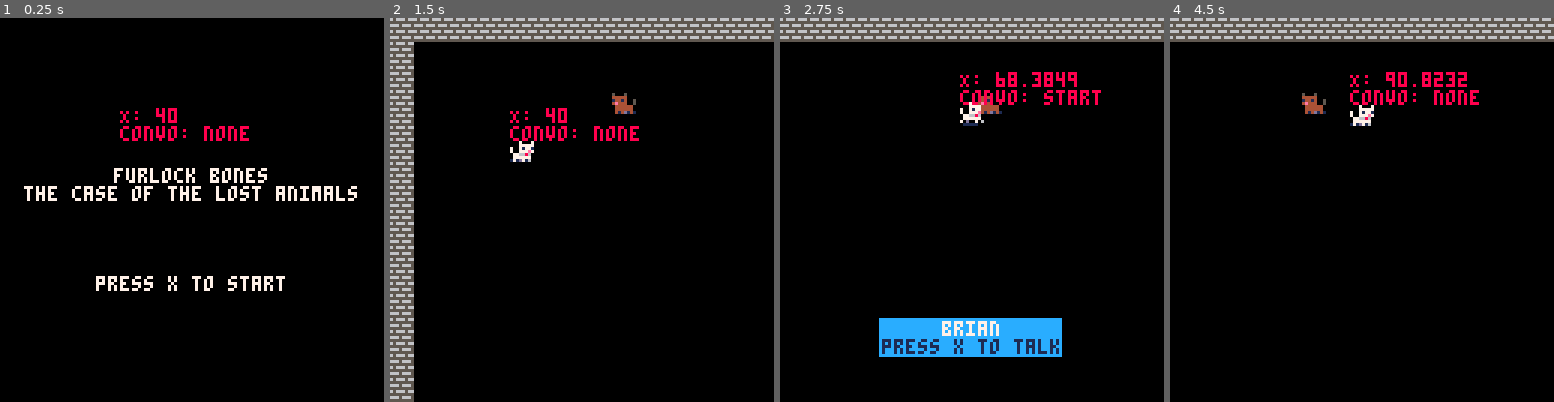
Above: before the commit, frames 1-4 (left to right).
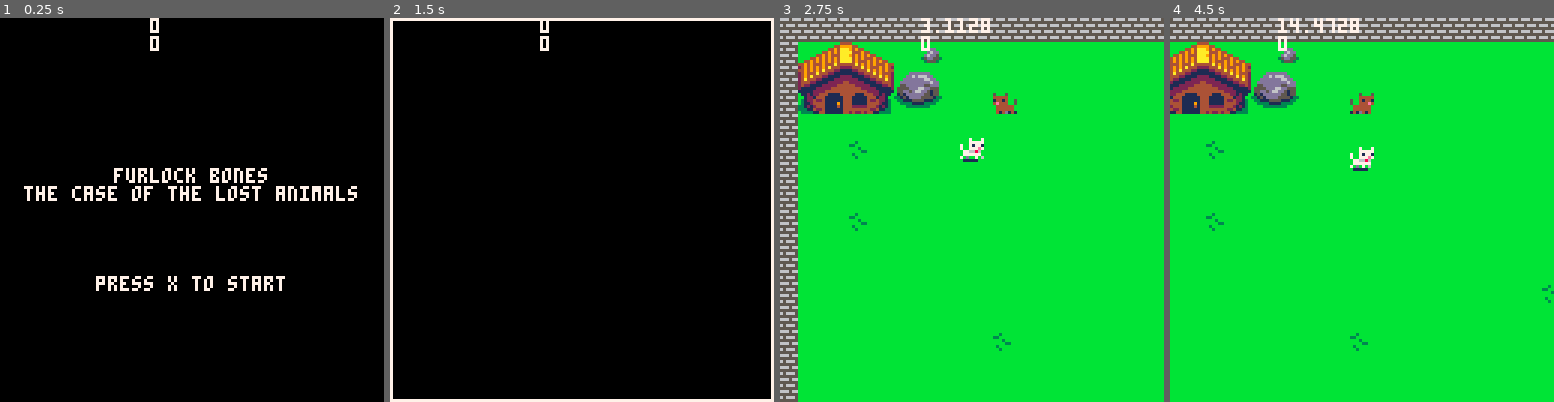
Above: after the commit, the same moments.

Repository: Mackeriah/FurlockBones-game
Game: PICO-8 cartridge furlock bones.p8
Same seed, same stepped clock (60 frames per second), same inputs: the game is played once before the commit and once after it.
Inputs:
- Up to frame 1 (0.25 s): no input
- Up to frame 2 (1.5 s): tap X (X key) at 0.33, 1.07 s; tap O (Z key) at 0.7 s
- Up to frame 3 (2.75 s): hold Right 1.6-2.1 s; tap O (Z key) at 1.7, 2.1, 2.5 s; tap X (X key) at 1.85 s; hold Up 2.15-2.42 s; hold Right from 2.47 s (still down)
- Up to frame 4 (4.5 s): tap O (Z key) every 0.4 s from 2.9 to 4.1 s; tap X (X key) at 2.97, 4.08 s; release Right at 3.03 s; hold Left 3.08-3.58 s; hold Down 3.63-3.97 s; hold Right from 4.02 s (still down)

The runs differ from the first frame. In frame 1, 0.9% of the frame differs, in the area x 31-65%, y 0-33%; in frame 2, 15%; in frame 3, 95%; in frame 4, 96%, in the area x 0-100%, y 0-100%.

Commit message:
placeholder inventory screen built

Diff:
--- a/furlock bones.p8
+++ b/furlock bones.p8
@@ -35,6 +35,7 @@
 	track_1start = 0 -- this indicates the point in the music the track starts
 	track_2start = 11
 	musicState = 'start' -- used for music, seems bizarely complex!
+	show_inventory = false
 end
 
 -- map compress related, try to add to function or init
@@ -45,15 +46,17 @@
 function _update60()
 	musicControl()
 	if activeGame == true  then
-		--toggle_debug_mode()
 		animate_player()
 		animate_owl()
-		move_player() -- MUST be before camera_follow_player
+		if show_inventory == false then
+			move_player() -- MUST be before camera_follow_player
+		end
 		camera_follow_player() -- MUST be after move_player
 		conversation_system()
 		move_brian()
 		doMapStuff()
-	else -- if still on menu then start game
+		view_inventory()
+	else -- if on menu then start game
 		if (btnp(❎)) then activeGame = true end
 	end
 end
@@ -61,35 +64,57 @@
 function _draw()
 	cls()
 	if activeGame == false then draw_menu() end
-	if activeGame == true then
-		draw_game()
-		if text.active == true then draw_conversation()	end -- draw player conversations when required
-	end
-	-- if (debug_mode == true) then
-	print("X: "..player.x,player.x,player.y-10,8)
-	print("convo: "..conversation_state)
-
-
-	characters = {} -- create empty object/array to store all characters
-
-	frodo = {} -- create empty object/array for a specific character
-	frodo.name = "frodo baggins" -- populate the object with various parameters
-	frodo.age =  46
-	frodo.hp = 10
-	frodo.str = 7
-	frodo.x = 100
-	frodo.y = 50
-
-	gandalf = {} -- create empty object/array/table for a specific character
-	gandalf.name = "gandalf the grey" -- populate the object with various parameters
-	gandalf.age =  46
-	gandalf.hp = 10
-	gandalf.str = 7
-	gandalf.x = 200
-	gandalf.y = 99
-
-	characters[1] = frodo	-- add frodo to the character
-	characters[2] = gandalf
+	if activeGame == true then draw_game() end
+
+	--print("camX: "..camera_x,player.x,player.y-10,8)
+	--print("camy: "..camera_y)
+	--print("convo: "..conversation_state)
+	print(camera_x,50,0)
+	print(camera_y)
+
+end
+
+function draw_menu()
+	format_text_centered(text_array, 7) -- display menu text
+end
+
+function draw_game()
+	if show_inventory == false then
+		map(0,0,0,0,128,32) -- draw game level
+		camera(camera_x,camera_y) -- needs to be here to avoid stutter
+		spr(player.sprite,player.x,player.y,1,1,player.direction==-1)
+		spr(brian.sprite,brian.x,brian.y,1,1,brian.direction==-1)
+		spr(owl.sprite,owl.x,owl.y,1,1,1)
+		spr(sign1.sprite,sign1.x,sign1.y,1,1,1)
+		spr(sign2.sprite,sign2.x,sign2.y,1,1,1)
+		if text.active == true then draw_conversation()	end
+	end
+	if show_inventory == true then
+		rect(0, 0, 127, 127, 7)
+	end
+end
+
+function character_arrays()
+	-- characters = {} -- create empty object/array to store all characters
+
+	-- frodo = {} -- create empty object/array for a specific character
+	-- frodo.name = "frodo baggins" -- populate the object with various parameters
+	-- frodo.age =  46
+	-- frodo.hp = 10
+	-- frodo.str = 7
+	-- frodo.x = 100
+	-- frodo.y = 50
+
+	-- gandalf = {} -- create empty object/array/table for a specific character
+	-- gandalf.name = "gandalf the grey" -- populate the object with various parameters
+	-- gandalf.age =  46
+	-- gandalf.hp = 10
+	-- gandalf.str = 7
+	-- gandalf.x = 200
+	-- gandalf.y = 99
+
+	-- characters[1] = frodo	-- add frodo to the character
+	-- characters[2] = gandalf
 
 	-- for i=1, #characters do
 	-- 	print(characters[i].name)
@@ -99,22 +124,15 @@
 	-- print(t)
 end
 
-function draw_menu()
-	format_text_centered(text_array, 7) -- display menu text
-end
-
-function draw_game()
- 	camera(camera_x,camera_y)
- 	map(0,0,0,0,128,32)
-	spr(110,80,16,1,1,1)
-	spr(126,80,24,1,1,1)
- 	spr(player.sprite,player.x,player.y,1,1,player.direction==-1)
-	spr(brian.sprite,brian.x,brian.y,1,1,brian.direction==-1)
-	spr(owl.sprite,owl.x,owl.y,1,1,1)
-	spr(sign1.sprite,sign1.x,sign1.y,1,1,1)
-	spr(sign2.sprite,sign2.x,sign2.y,1,1,1)
-
-end
+function view_inventory()
+	if (btnp(🅾️)) and show_inventory == false then
+		show_inventory = true
+		camera(0,0)
+	elseif (btnp(🅾️)) and show_inventory == true then
+		show_inventory = false
+	end
+end
+
 
 -->8
 --player functions
@@ -229,6 +247,15 @@
 	--if they are going slow enough in a particular direction, bring them to a halt.
 	if (abs(player.velocity_x)<0.02) player.velocity_x = 0
 	if (abs(player.velocity_y)<0.02) player.velocity_y = 0
+end
+
+function camera_follow_player()
+	if player.x > 60 and player.x <= (current_map_maximum_x -60) then
+		camera_x = player.x - 60
+	end
+	if player.y > 60 and player.y <= (current_map_maximum_y-60) then
+		camera_y = player.y - 60
+	end
 end
 
 
@@ -504,7 +531,7 @@
 			conversation_state = "sign3"
 		end
 	elseif conversation_state == "sign3" then
-		new_conversation({"'i'm very busy you know..."})
+		new_conversation({"hmm, it says","i'm very busy you know..."})
 		if (btnp(❎)) then
 			conversation_state = "none"
 		end
@@ -589,25 +616,16 @@
 	end
 end
 
-function camera_follow_player()
-	if player.x > 60 and player.x <= (current_map_maximum_x -60) then
-		camera_x = player.x - 60
-	end
-	if player.y > 60 and player.y <= (current_map_maximum_y-60) then
-		camera_y = player.y - 60
-	end
-end
-
 function log(text,overwrite) -- external logging file
 		printh(text, "log", overwrite)
 end
 
 function doMapStuff()
-	if (btnp(🅾️)) then
-		--squish=compressmap(0,0,128,16) -- compress current map 128x16 into squish
-		decompressmap(0,0,map0) -- decompress map0 and load into active game
-		--printh(squish, "temp", 1) -- this prints it to a file so I can copy and paste
-	end
+	-- if (btnp(🅾️)) then
+	-- 	--squish=compressmap(0,0,128,16) -- compress current map 128x16 into squish
+	-- 	decompressmap(0,0,map0) -- decompress map0 and load into active game
+	-- 	--printh(squish, "temp", 1) -- this prints it to a file so I can copy and paste
+	-- end
 end
 
 function compressmap(h,v,x,y)
